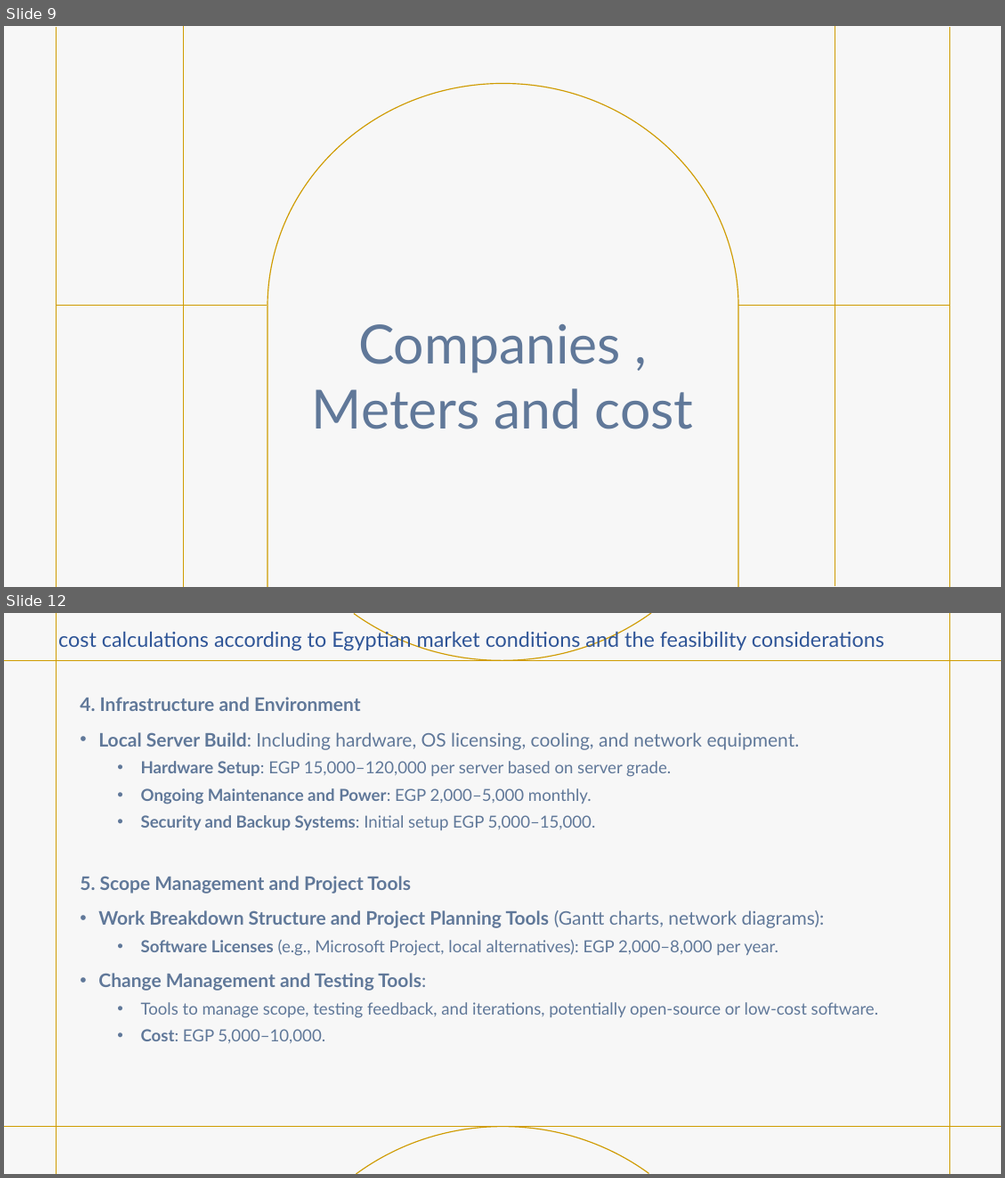
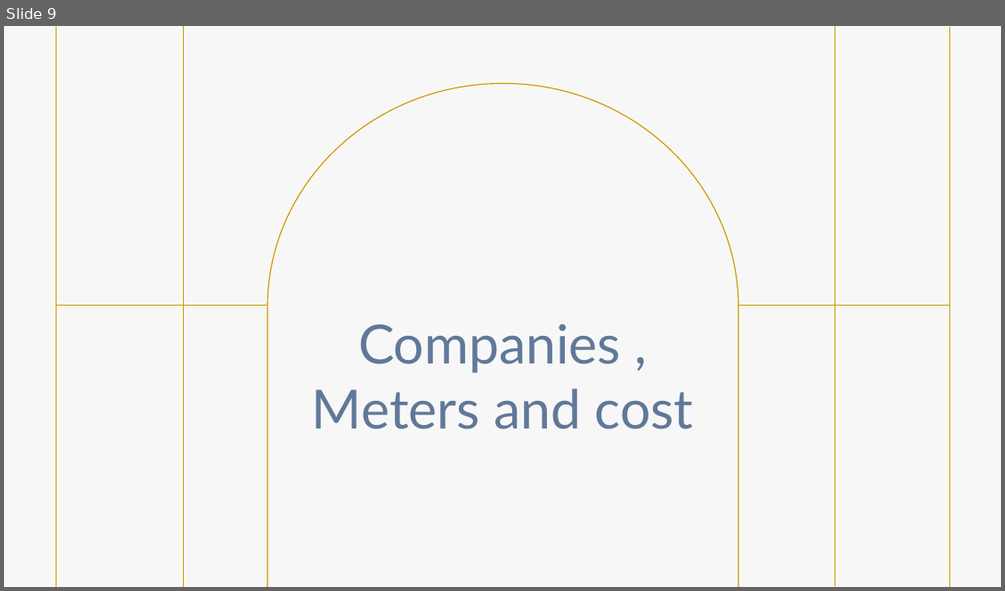
Before and after one commit to Joseph-George1/College_projects, a slide deck: FinalPresentation2.pptx. Shown one above the other, each under a label of ours: slides 9 and 12 before the commit, slide 9 after it; the slides between them are not shown. The pictures are 1005x1178 and 1005x591 pixels, drawn with LibreOffice and Linux fonts; fonts in the diff are those of the drawing; background and template pictures are left out. Boxes give left, top, right and bottom in pixels: in the first picture for what was removed or moved away, otherwise in the second. Text is boxed around its words. In the diff, an @@ line names an element or a change of style, - is before the commit and + after.

Commit message:
Add files via upload
11/6

```diff
--- a/FinalPresentation2.pptx
+++ b/FinalPresentation2.pptx
@@ slide 12 removed at (x1=4, y1=613, x2=1001, y2=1174), background #FFFFFF @@
@@ rectangle removed at (x1=4, y1=613, x2=1001, y2=1174) @@
@@ title removed at (x1=58, y1=629, x2=884, y2=652) @@
-cost calculations according to Egyptian market conditions and the feasibility considerations
@@ text removed at (x1=80, y1=697, x2=879, y2=1043) @@
-4. Infrastructure and Environment
-• Local Server Build: Including hardware, OS licensing, cooling, and network equipment.
-  • Hardware Setup: EGP 15,000–120,000 per server based on server grade.
-  • Ongoing Maintenance and Power: EGP 2,000–5,000 monthly.
-  • Security and Backup Systems: Initial setup EGP 5,000–15,000.
-5. Scope Management and Project Tools
-• Work Breakdown Structure and Project Planning Tools (Gantt charts, network diagrams):
-  • Software Licenses (e.g., Microsoft Project, local alternatives): EGP 2,000–8,000 per year.
-• Change Management and Testing Tools:
-  • Tools to manage scope, testing feedback, and iterations, potentially open-source or low-cost software.
-  • Cost: EGP 5,000–10,000.
@@ group removed at (x1=4, y1=613, x2=1001, y2=1174): 4 lines, 2 freeform shapes @@
```
Also in this commit, not shown: 1 slide changed, 3 slides added, 2 other slides removed.
